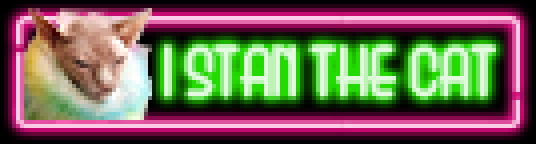
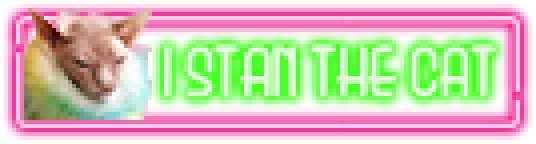
Comparing the layer stacks of the two 536px x 144px images. Changes:
renamed "Layer 2 copy" to "catstan", painted on it over [4, 4, 532, 140]
removed group "vanessa kopya" (9 layers) over [12, 4, 520, 128]
removed group "Grup 1" (3 layers) from group "vanessa kopya" over [16, 16, 520, 128]
removed layer "Katman 4" from group "Grup 1" over [488, 16, 520, 128]
removed layer "Katman 3" from group "Grup 1" over [340, 16, 488, 128]
removed layer "frame" from group "Grup 1" over [16, 16, 340, 128]
removed layer "I STAN THE CAT" from group "vanessa kopya" over [164, 44, 496, 100]
removed layer "Katman 2" from group "vanessa kopya" over [12, 12, 156, 128]
hid "Katman 5" over [0, 0, 536, 144]
